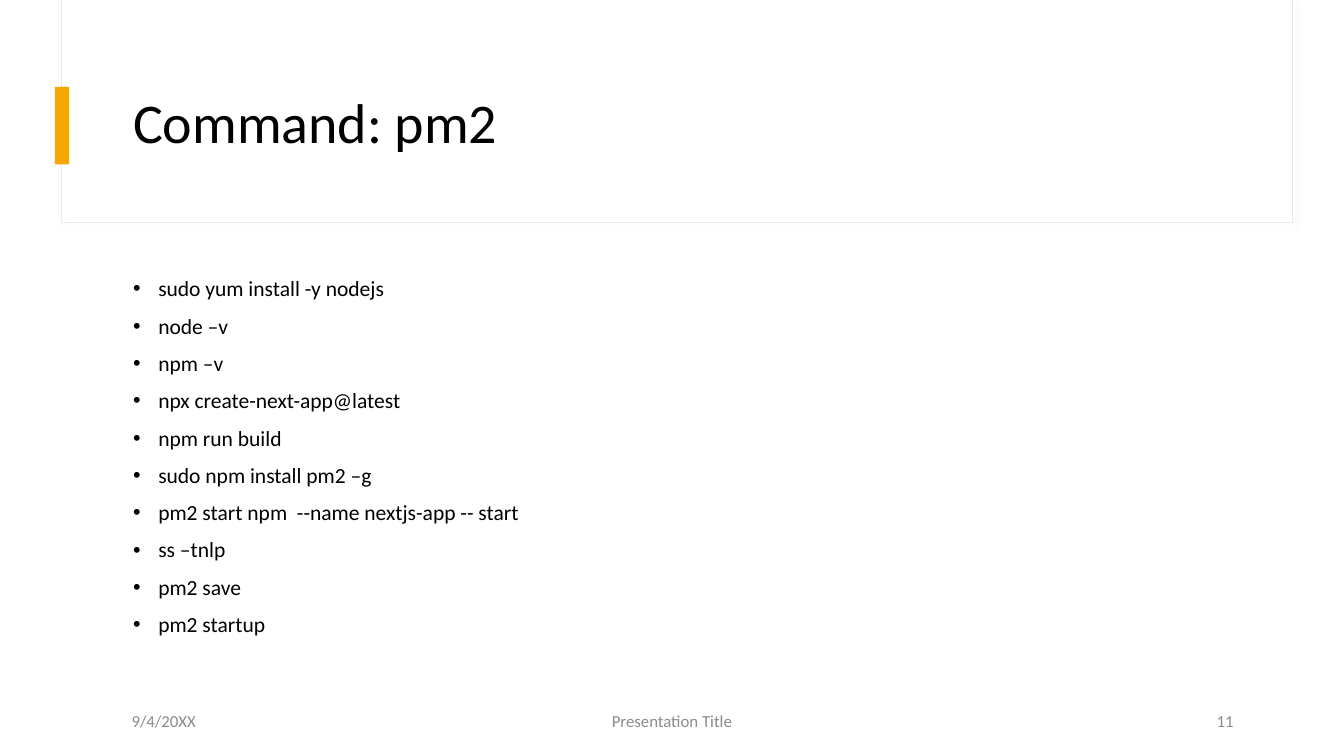
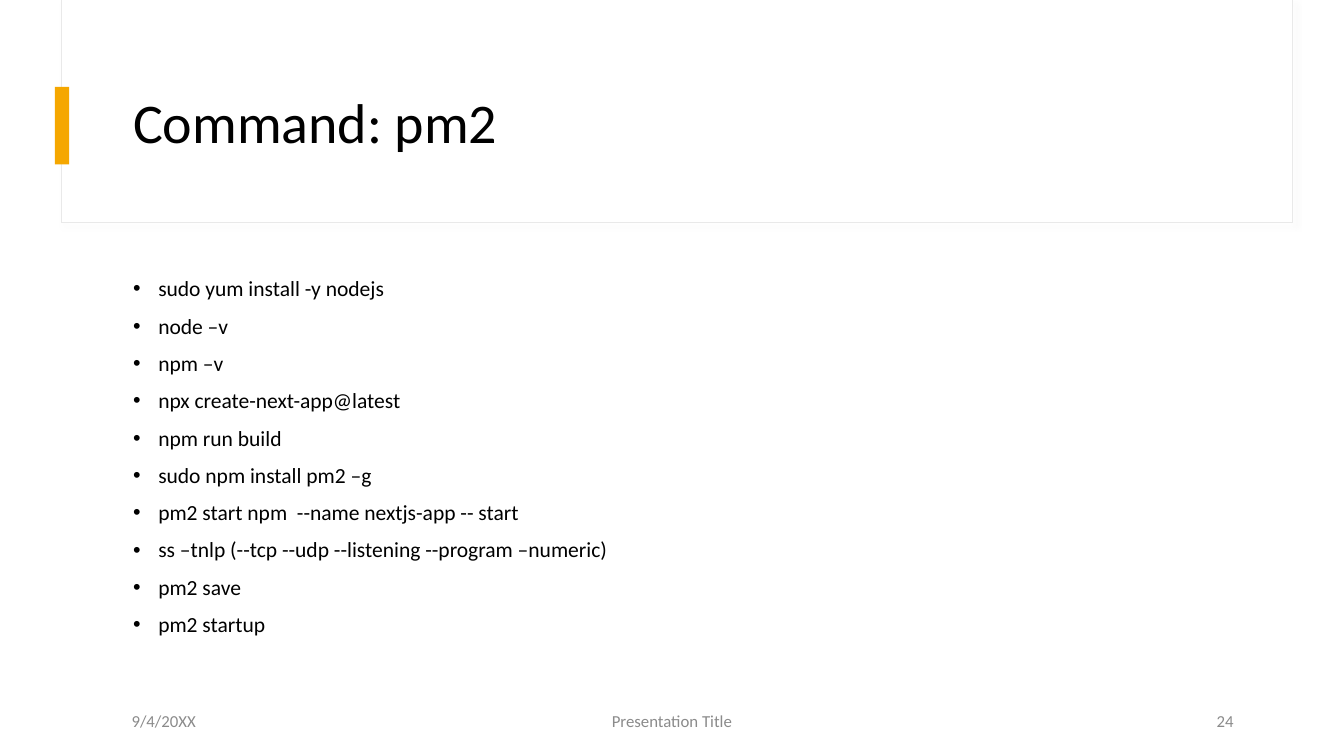
Before and after one commit to uzuhinta/aws_learning-resource, a slide deck: slide 24 of doc/EC2.pptx (slide 11 before the commit). Drawn at 1344x756 pixels with LibreOffice and Linux fonts; fonts in the diff are those of the drawing. Boxes give left, top, right and bottom in pixels: in the first picture for what was removed or moved away, otherwise in the second. Text is boxed around its words. In the diff, an @@ line names an element or a change of style, - is before the commit and + after.

```diff
--- a/doc/EC2.pptx
+++ b/doc/EC2.pptx
@@ text at <box>158,541,607,561</box>: text changed @@
-• ss –tnlp
+• ss –tnlp (--tcp --udp --listening --program –numeric)
@@ page number at <box>1217,716,1234,727</box>: text changed @@
-11
+24
```
Also in this commit, not shown: 5 other slides changed, 16 slides added, 3 slides removed, 5 other files.
